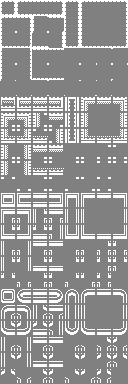
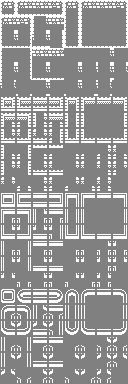
Layers edited between the first and the second 128x384 image:
painted on "wall1" over [0, 3, 128, 188]
painted on "wall2" over [0, 3, 128, 188]
painted on "wall3" over [1, 104, 127, 188]
painted on "wall4" over [1, 152, 127, 188]
